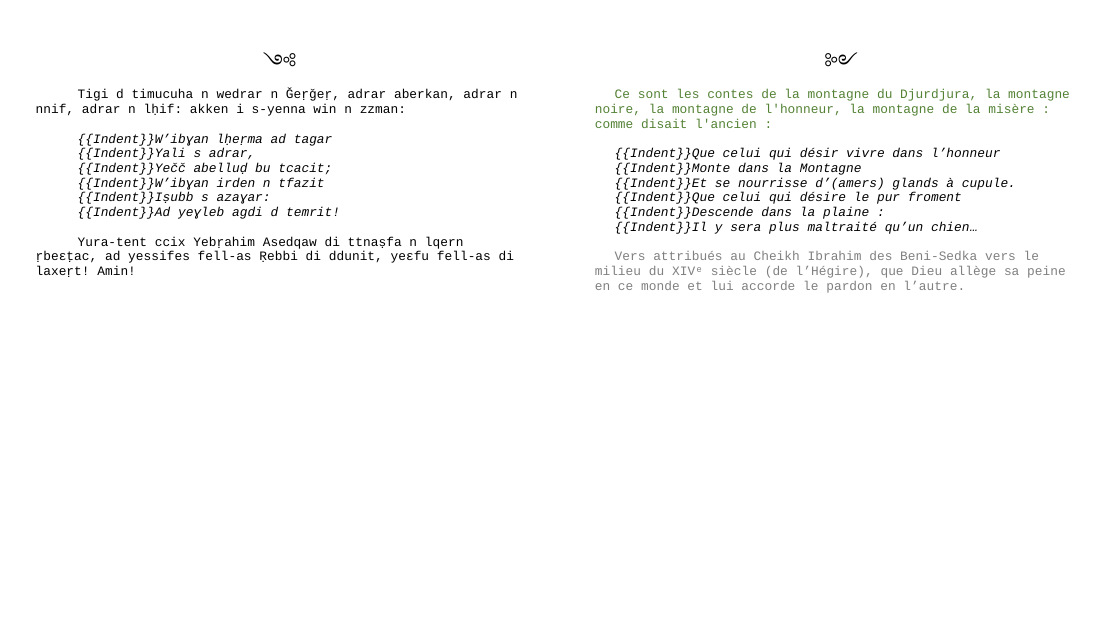
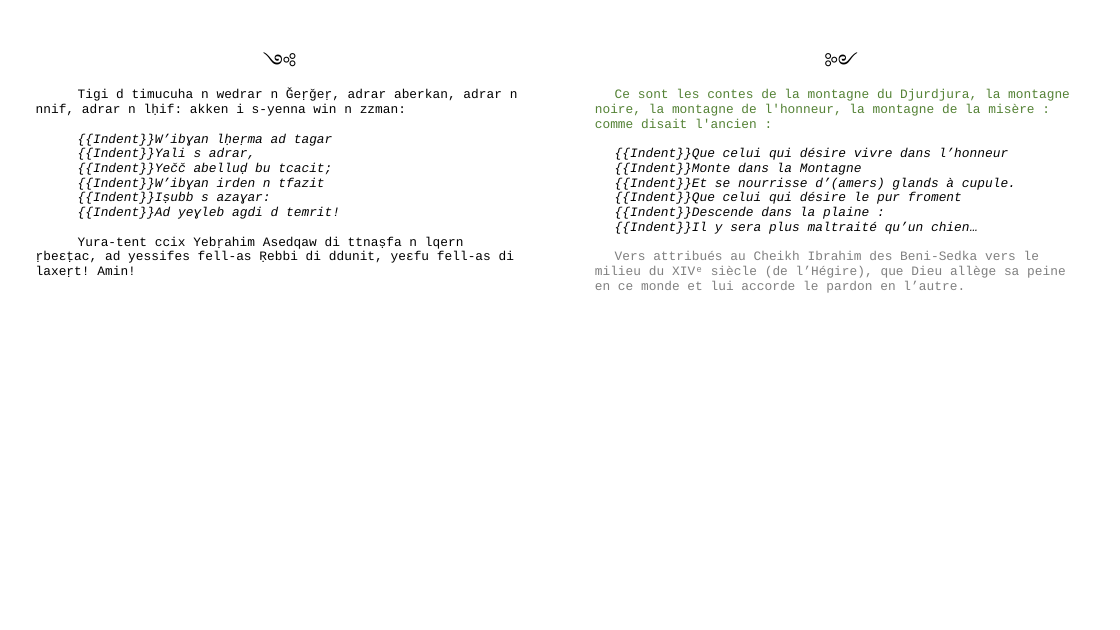
Before and after one commit to sferhah/tamacahut_n_wuccen, a slide deck: slide 3 of Uccen.ConsoleApp/Resources/pptx/uccen.pptx. Drawn at 1120x630 pixels with LibreOffice and Linux fonts; fonts in the diff are those of the drawing. Boxes give left, top, right and bottom in pixels: in the first picture for what was removed or moved away, otherwise in the second. Text is boxed around its words. In the diff, an @@ line names an element or a change of style, - is before the commit and + after.

```diff
--- a/Uccen.ConsoleApp/Resources/pptx/uccen.pptx
+++ b/Uccen.ConsoleApp/Resources/pptx/uccen.pptx
@@ table at (27,13,1096,607) @@
-row 3, column 3: Ce sont les contes de la montagne du Djurdjura, la montagne noire, la montagne de l'honneur, la montagne de la misère : comme disait l'ancien : / {{Indent}}Que celui qui désir vivre dans l’honneur / {{Indent}}Monte dans la Montagne / {{Indent}}Et se nourrisse d’(amers) glands à cupule. / {{Indent}}Que celui qui désire le pur froment / {{Indent}}Descende dans la plaine : / {{Indent}}Il y sera plus maltraité qu’un chien… / Vers attribués au Cheikh Ibrahim des Beni-Sedka vers le milieu du XIVᵉ siècle (de l’Hégire), que Dieu allège sa peine en ce monde et lui accorde le pardon en l’autre.
+row 3, column 3: Ce sont les contes de la montagne du Djurdjura, la montagne noire, la montagne de l'honneur, la montagne de la misère : comme disait l'ancien : / {{Indent}}Que celui qui désire vivre dans l’honneur / {{Indent}}Monte dans la Montagne / {{Indent}}Et se nourrisse d’(amers) glands à cupule. / {{Indent}}Que celui qui désire le pur froment / {{Indent}}Descende dans la plaine : / {{Indent}}Il y sera plus maltraité qu’un chien… / Vers attribués au Cheikh Ibrahim des Beni-Sedka vers le milieu du XIVᵉ siècle (de l’Hégire), que Dieu allège sa peine en ce monde et lui accorde le pardon en l’autre.
```
Also in this commit, not shown: 21 other slides changed, 1 other file.
